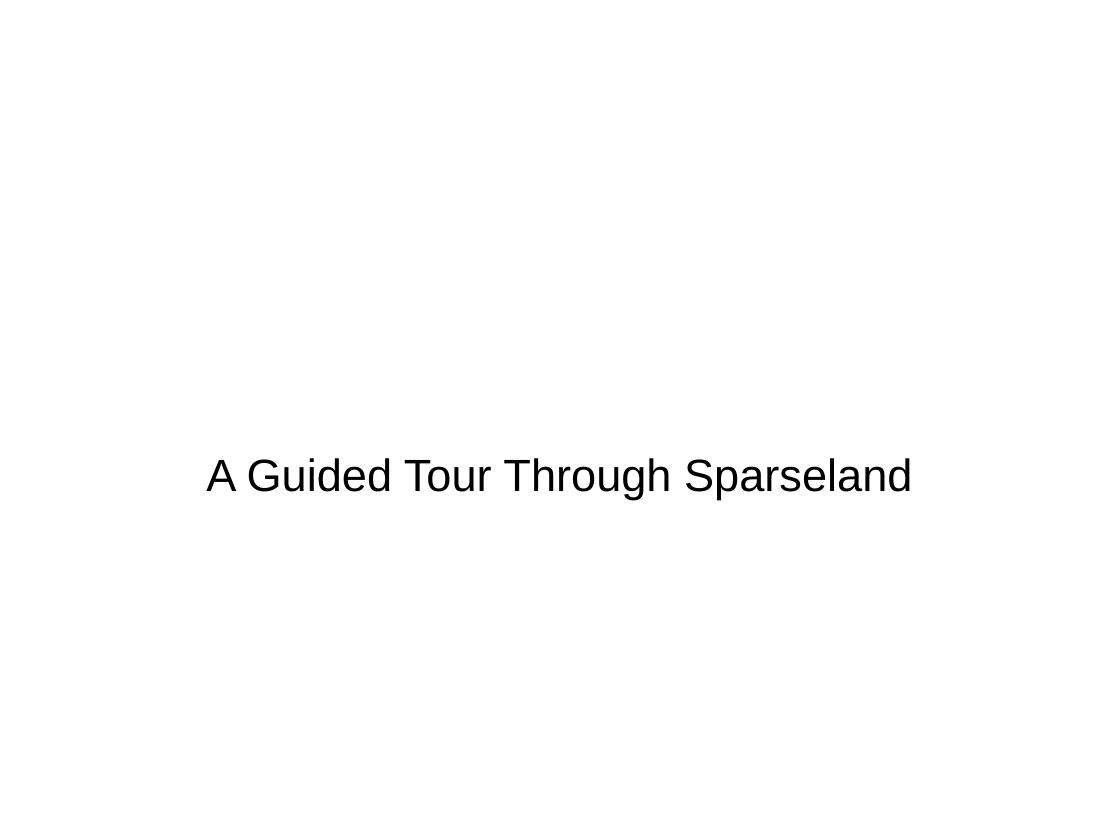
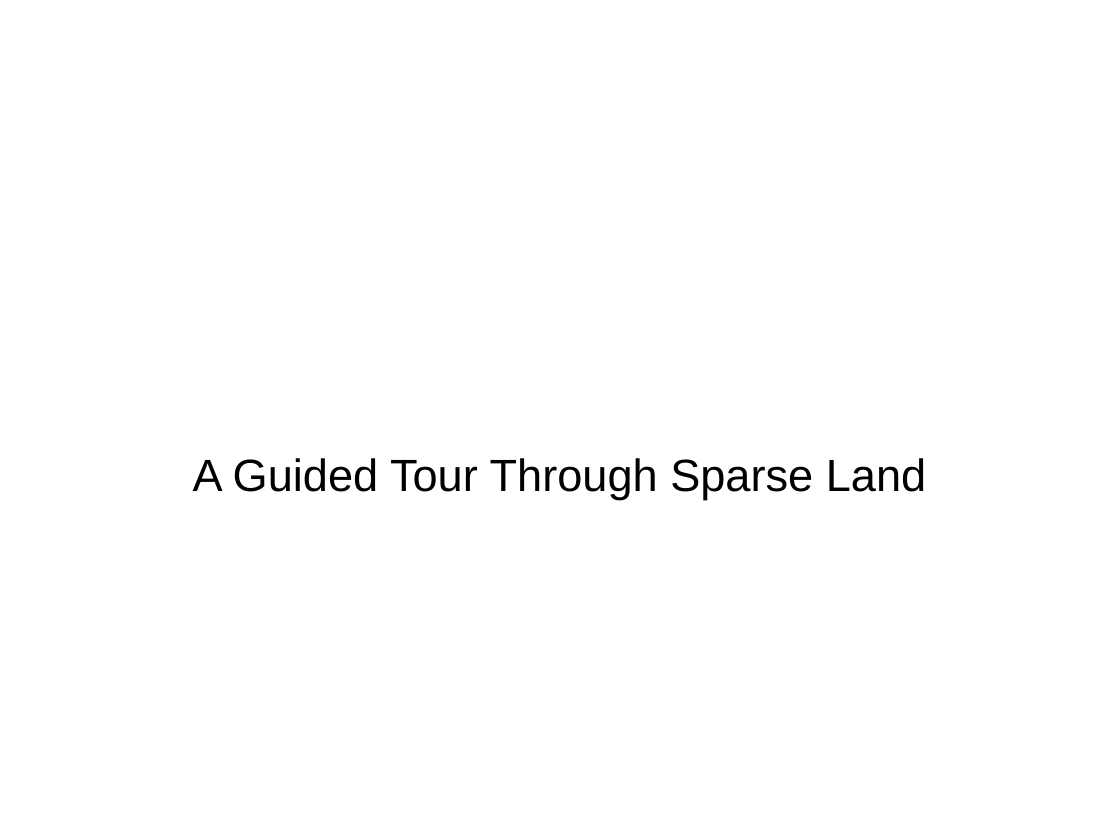
Before and after one commit to Sebu/sprs, a slide deck: slide 1 of progress_report/progress_report.odp. Drawn at 1120x840 pixels with LibreOffice and Linux fonts; fonts in the diff are those of the drawing. Boxes give left, top, right and bottom in pixels: in the first picture for what was removed or moved away, otherwise in the second. Text is boxed around its words. In the diff, an @@ line names an element or a change of style, - is before the commit and + after.

```diff
--- a/progress_report/progress_report.odp
+++ b/progress_report/progress_report.odp
@@ subtitle at [193,458,926,500]: text changed @@
-A Guided Tour Through Sparseland
+A Guided Tour Through Sparse Land
```
Also in this commit, not shown: 1 other slide changed, 3 slides added.
